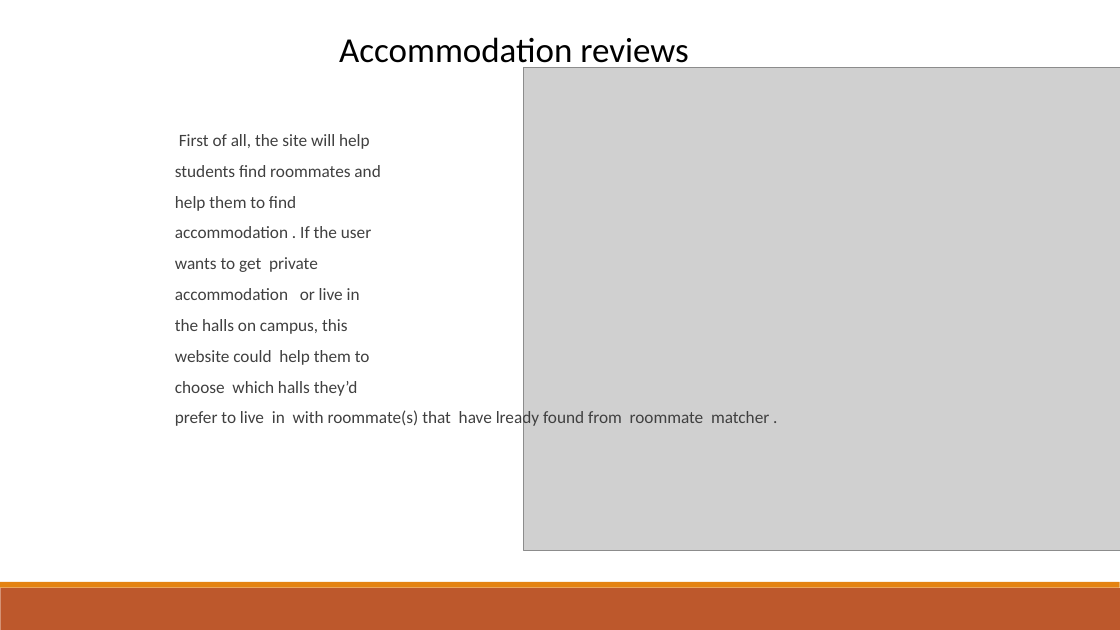
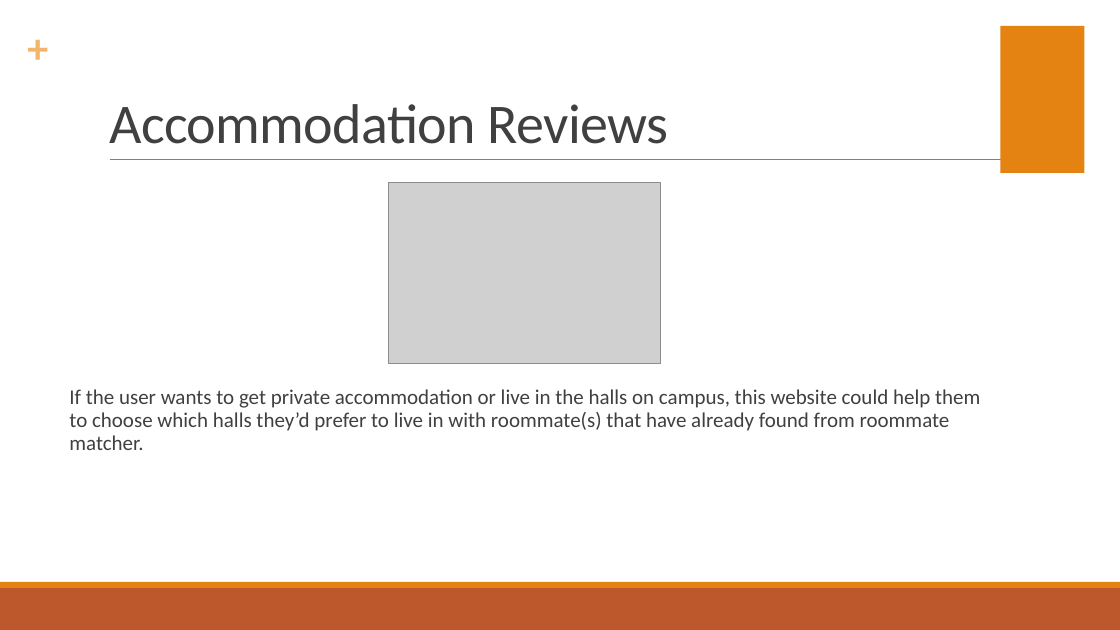
Before and after one commit to dragosthealex/roomies, a slide deck: slide 8 of resources/presentation1/final_presentation.pptx. Drawn at 1120x630 pixels with LibreOffice and Linux fonts; fonts in the diff are those of the drawing; grey boxes stand for pictures. Boxes give left, top, right and bottom in pixels: in the first picture for what was removed or moved away, otherwise in the second. Text is boxed around its words. In the diff, an @@ line names an element or a change of style, - is before the commit and + after.

```diff
--- a/resources/presentation1/final_presentation.pptx
+++ b/resources/presentation1/final_presentation.pptx
@@ text added at [28, 21, 60, 72], 36 pt, text #F3B56C, bold @@
++
@@ title "Accommodation Reviews" at [109, 104, 669, 144]: vertical alignment top to bottom @@
@@ rectangle added at [1001, 26, 1085, 173], fill #E48312 @@
@@ title at [109, 104, 669, 144]: text changed; size 30 to 48 pt; text colour #000000 to #404040 @@
-Accommodation reviews
+Accommodation Reviews
@@ line added from (110, 160) to (1026, 160), #808080 0.5 pt @@
@@ picture: place and size @@
-picture at [523, 67, 1120, 550]
+picture at [389, 182, 661, 363]
@@ text at [69, 389, 980, 450]: text changed; size 14.8 to 18 pt @@
-  First of all, the site will help
-  students find roommates and
-  help them to find
-  accommodation . If the user
-  wants to get private
-  accommodation or live in
-  the halls on campus, this
-  website could help them to
-  choose which halls they’d
-  prefer to live in with roommate(s) that have lready found from roommate matcher .
+  If the user wants to get private accommodation or live in the halls on campus, this website could help them to choose which halls they’d prefer to live in with roommate(s) that have already found from roommate matcher.
```
Also in this commit, not shown: 7 other slides changed, 1 slide removed.
